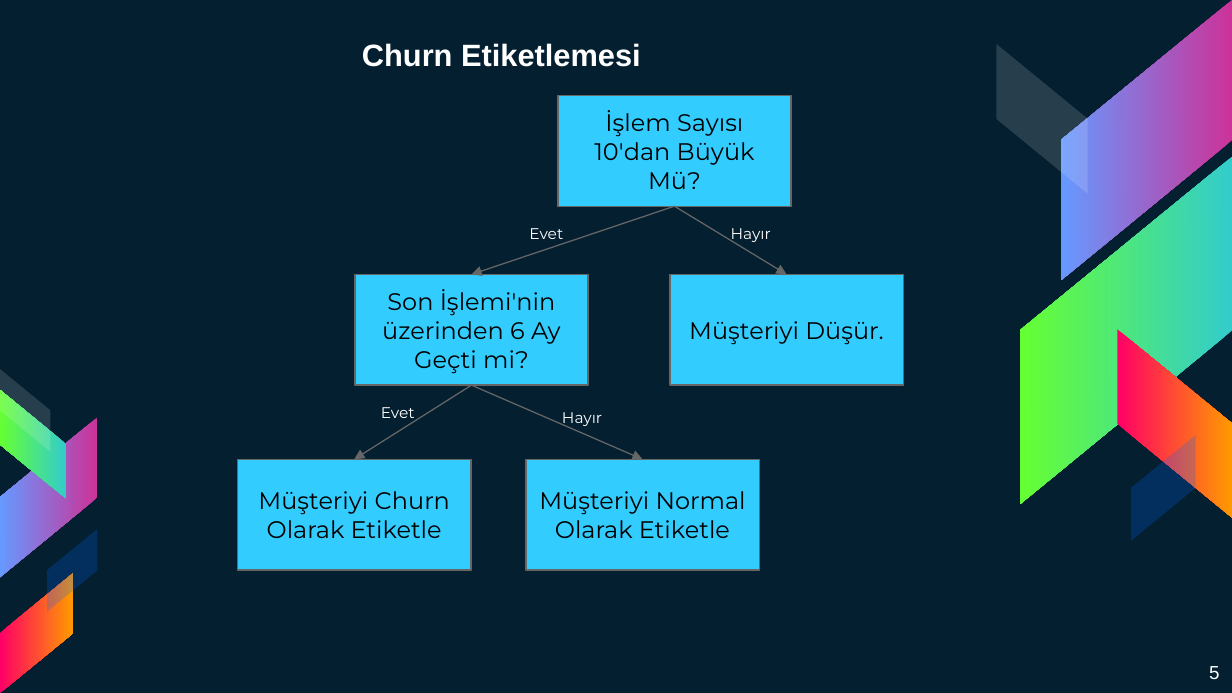
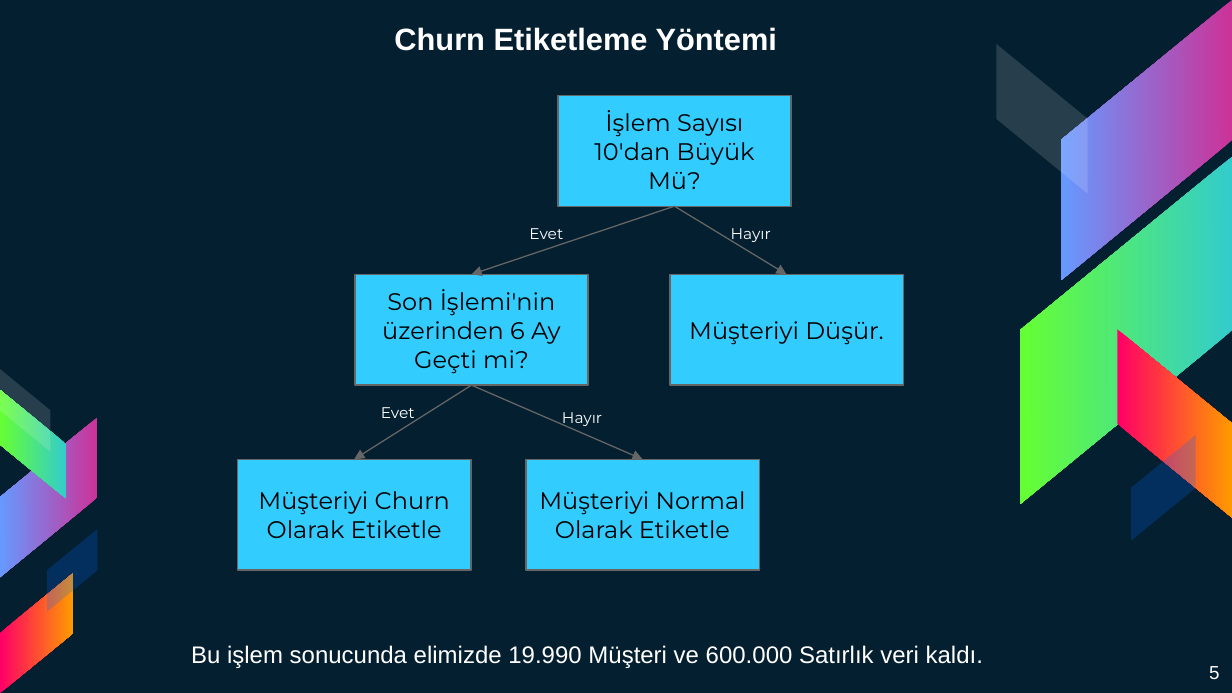
Before and after one commit to brokt/Detective-Churn, a slide deck: slide 5 of Presentation/Detective Churn Sunum.pptx. Drawn at 1232x693 pixels with LibreOffice and Linux fonts; fonts in the diff are those of the drawing. Boxes give left, top, right and bottom in pixels: in the first picture for what was removed or moved away, otherwise in the second. Text is boxed around its words. In the diff, an @@ line names an element or a change of style, - is before the commit and + after.

```diff
--- a/Presentation/Detective Churn Sunum.pptx
+++ b/Presentation/Detective Churn Sunum.pptx
@@ title at <box>394,27,777,51</box>: text changed @@
-Churn Etiketlemesi
+Churn Etiketleme Yöntemi
@@ text added at <box>191,645,983,668</box>, 14 pt, text #FFFFFF @@
+Bu işlem sonucunda elimizde 19.990 Müşteri ve 600.000 Satırlık veri kaldı.
```
Also in this commit, not shown: 12 other slides changed, 2 slides added, 2 slides removed.
